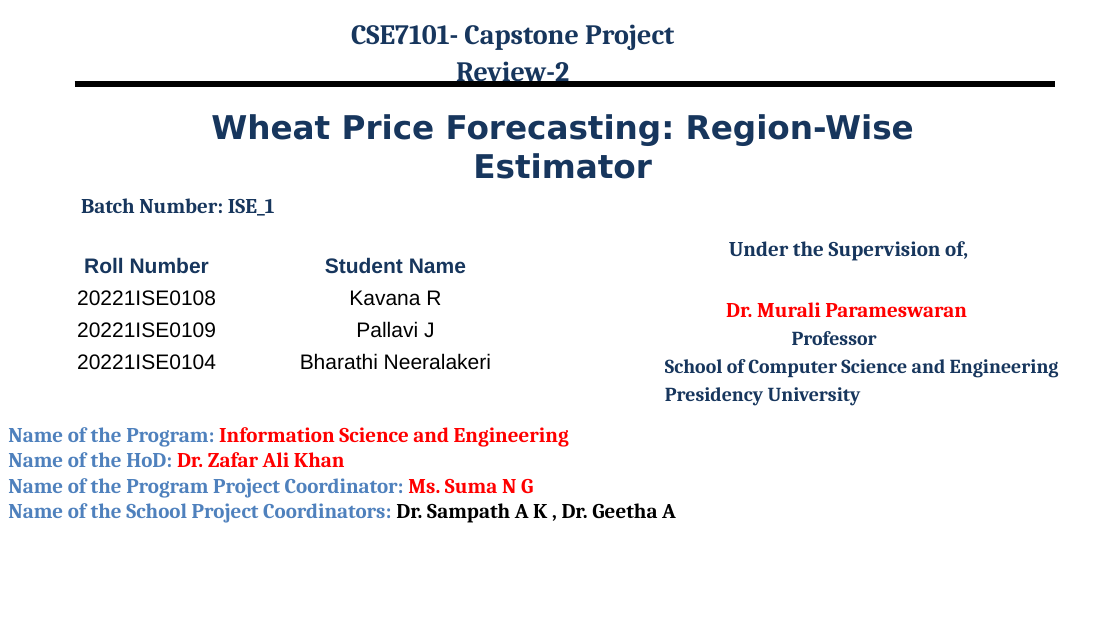
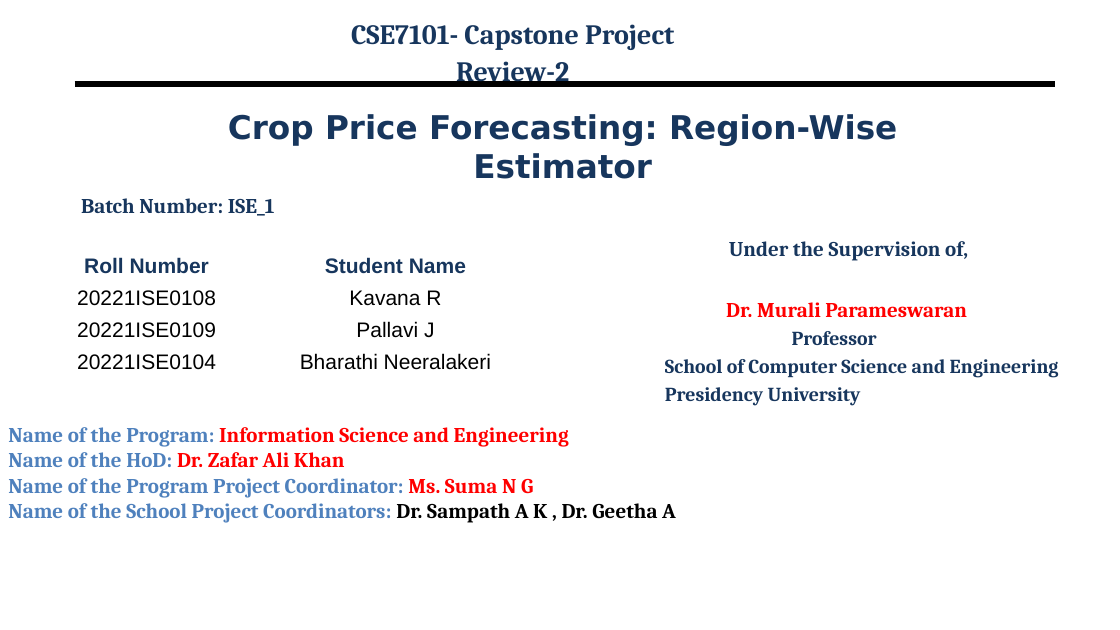
Before and after one commit to kavan-r/OrganicCrop-Forecast, a slide deck: slide 1 of Capstone_Review_2.pptx. Drawn at 1120x630 pixels with LibreOffice and Linux fonts; fonts in the diff are those of the drawing; background and template pictures are left out. Boxes give left, top, right and bottom in pixels: in the first picture for what was removed or moved away, otherwise in the second. Text is boxed around its words. In the diff, an @@ line names an element or a change of style, - is before the commit and + after.

```diff
--- a/Capstone_Review_2.pptx
+++ b/Capstone_Review_2.pptx
@@ title at box(228, 114, 897, 179): text changed @@
-Wheat Price Forecasting: Region-Wise Estimator
+Crop Price Forecasting: Region-Wise Estimator
```
Also in this commit, not shown: 2 other slides changed, 3 other files.
